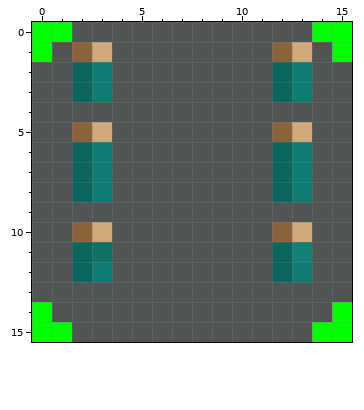
Pixel-art sprite, stored at textures/voltic_battery_mv_battery_box_side.png. Above, as it was before the edit.
The file is 16x16 pixels. Colours within 5 levels of each other are drawn and written as one.
Once edited:
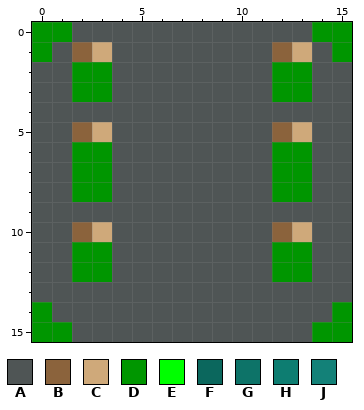
Palette (. is transparent): A #4f5555  B #8b633c  C #cfa97a  D #009600  E #00ff00  F #0b675d  G #0d7368  H #0d7d71  J #138178
Message: Added Bioreactor as power source for batteries Bioreactors produce the energy inside Voltic Batteries.
From old to new:
{"y":0,"x":0,"old":"EE","new":"DD"}
{"y":0,"x":14,"old":"EE","new":"DD"}
{"y":1,"x":0,"old":"E","new":"D"}
{"y":1,"x":15,"old":"E","new":"D"}
{"y":2,"x":2,"old":"FH","new":"DD"}
{"y":2,"x":12,"old":"FH","new":"DD"}
{"y":3,"x":2,"old":"FH","new":"DD"}
{"y":3,"x":12,"old":"FH","new":"DD"}
{"y":6,"x":2,"old":"FH","new":"DD"}
{"y":6,"x":12,"old":"FH","new":"DD"}
{"y":7,"x":2,"old":"FH","new":"DD"}
{"y":7,"x":12,"old":"FH","new":"DD"}
{"y":8,"x":2,"old":"FH","new":"DD"}
{"y":8,"x":12,"old":"FH","new":"DD"}
{"y":11,"x":2,"old":"FG","new":"DD"}
{"y":11,"x":12,"old":"FJ","new":"DD"}
{"y":12,"x":2,"old":"FH","new":"DD"}
{"y":12,"x":12,"old":"FH","new":"DD"}
{"y":14,"x":0,"old":"E","new":"D"}
{"y":14,"x":15,"old":"E","new":"D"}
{"y":15,"x":0,"old":"EE","new":"DD"}
{"y":15,"x":14,"old":"EE","new":"DD"}
{"label":"changed","picture_box":[32,22,112,342]}
{"label":"changed","picture_box":[272,22,352,342]}
